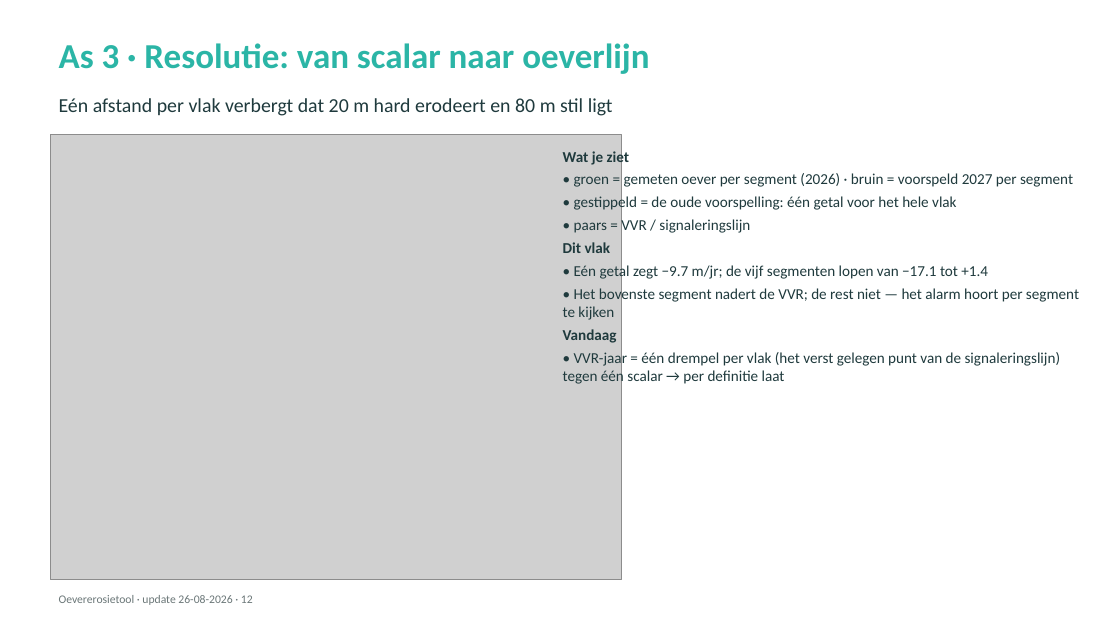
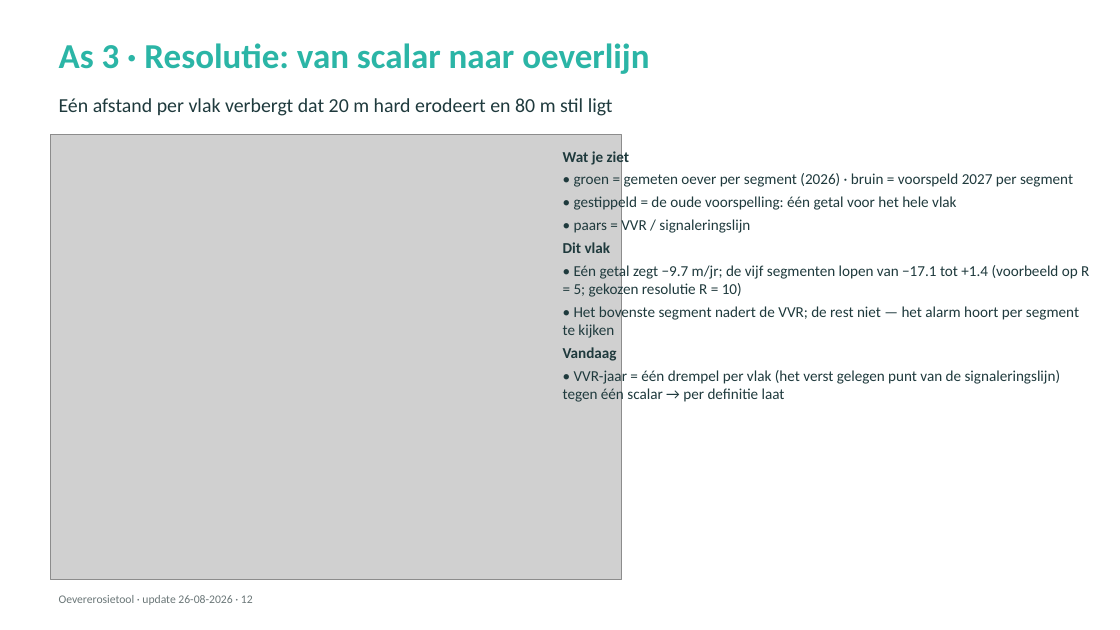
Before and after one commit to HAL24K/wocu-oevererosie, a slide deck: slide 12 of docs/presentations/20260826_update_v2.pptx. Drawn at 1120x630 pixels with LibreOffice and Linux fonts; fonts in the diff are those of the drawing; grey boxes stand for pictures. Boxes give left, top, right and bottom in pixels: in the first picture for what was removed or moved away, otherwise in the second. Text is boxed around its words. In the diff, an @@ line names an element or a change of style, - is before the commit and + after.

```diff
--- a/docs/presentations/20260826_update_v2.pptx
+++ b/docs/presentations/20260826_update_v2.pptx
@@ text at bbox=[574, 263, 1089, 299]: text changed @@
-• Eén getal zegt −9.7 m/jr; de vijf segmenten lopen van −17.1 tot +1.4
+• Eén getal zegt −9.7 m/jr; de vijf segmenten lopen van −17.1 tot +1.4 (voorbeeld op R = 5; gekozen resolutie R = 10)
```
Also in this commit, not shown: 5 other slides changed, 6 other files.
